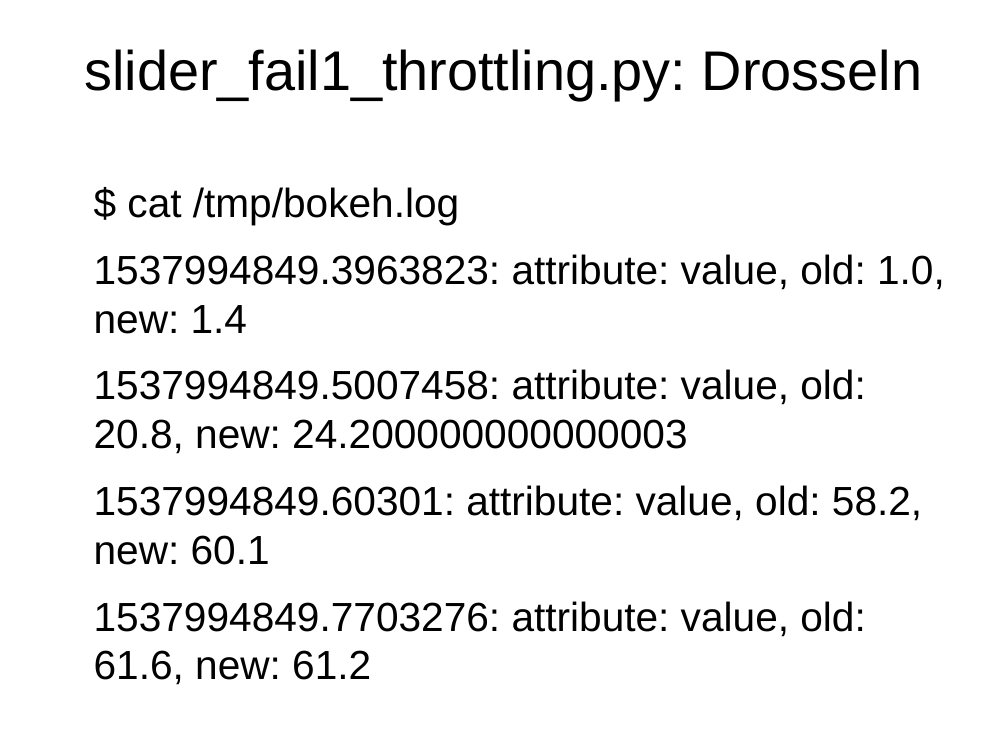
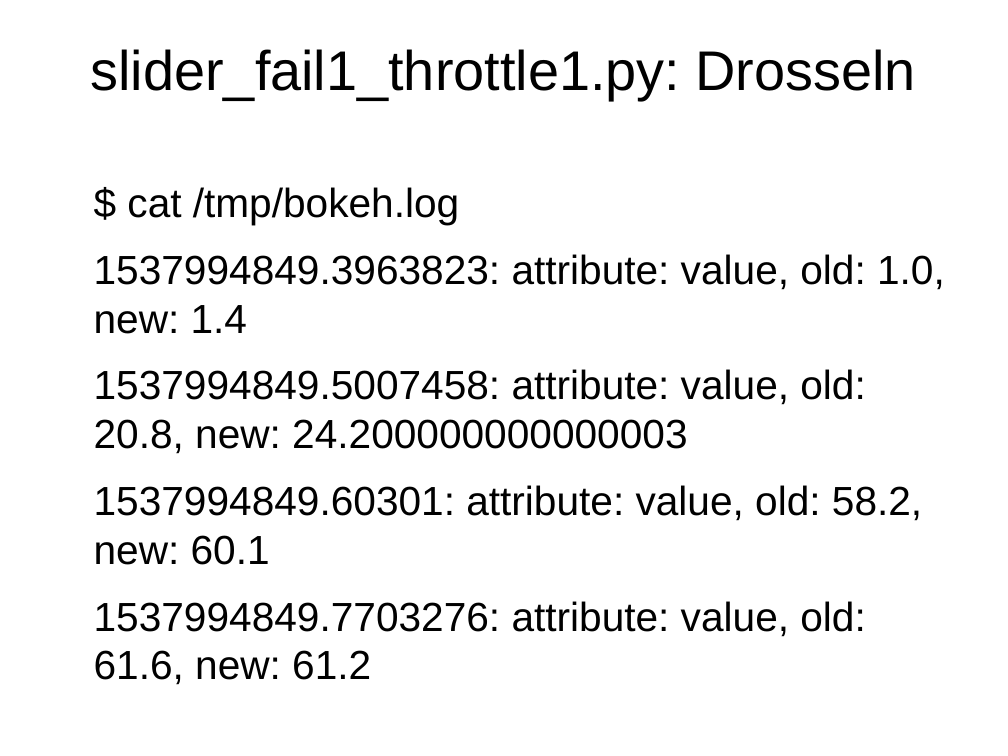
Before and after one commit to Inqbus/python_summit, a slide deck: slide 49 of vortrag/bokeh_sandra.odp. Drawn at 1008x756 pixels with LibreOffice and Linux fonts; fonts in the diff are those of the drawing. Boxes give left, top, right and bottom in pixels: in the first picture for what was removed or moved away, otherwise in the second. Text is boxed around its words. In the diff, an @@ line names an element or a change of style, - is before the commit and + after.

```diff
--- a/vortrag/bokeh_sandra.odp
+++ b/vortrag/bokeh_sandra.odp
@@ title at (90,49,916,100): text changed @@
-slider_fail1_throttling.py: Drosseln
+slider_fail1_throttle1.py: Drosseln
```
Also in this commit, not shown: 10 other slides changed, 1 slide added, 1 slide removed.
